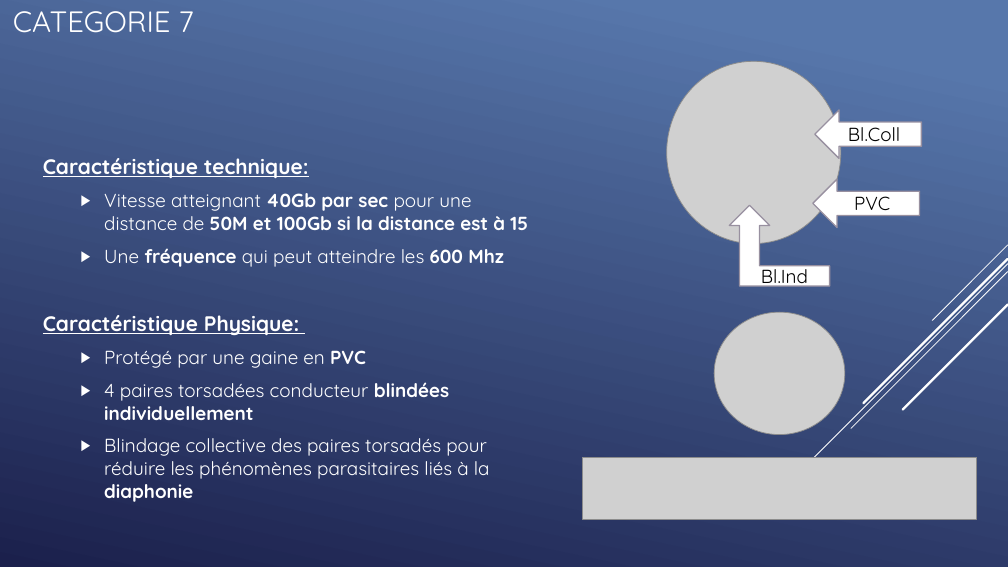
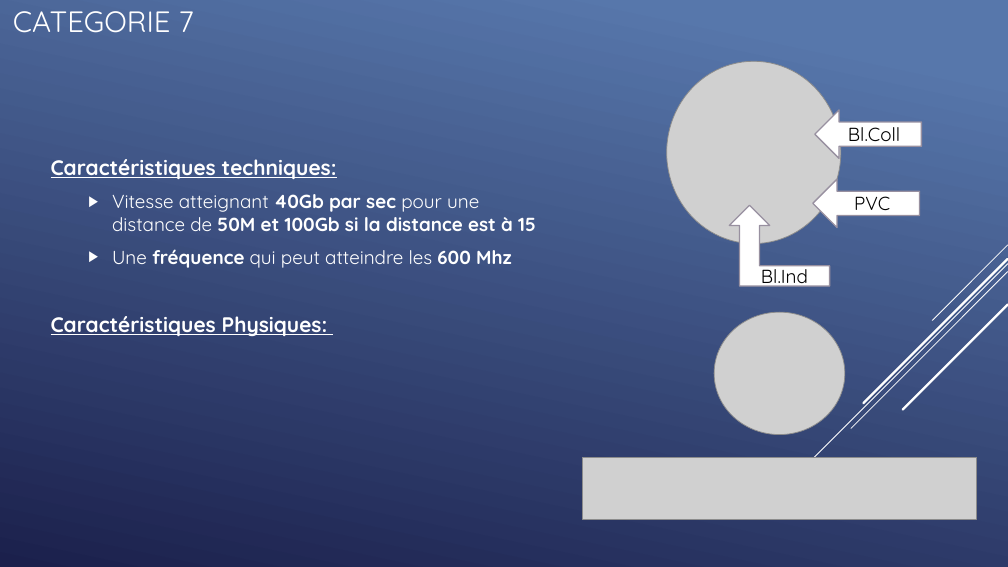
Before and after one commit to QuentinKrg/M214-Ethernet, a slide deck: slide 17 of Module 214 - Fabrication_Ethernet.pptx (slide 20 before the commit). Drawn at 1008x567 pixels with LibreOffice and Linux fonts; fonts in the diff are those of the drawing; grey boxes stand for pictures. Boxes give left, top, right and bottom in pixels: in the first picture for what was removed or moved away, otherwise in the second. Text is boxed around its words. In the diff, an @@ line names an element or a change of style, - is before the commit and + after.

```diff
--- a/Module 214 - Fabrication_Ethernet.pptx
+++ b/Module 214 - Fabrication_Ethernet.pptx
@@ text "Caractéristiques techniques:": place and size @@
-text "Caractéristiques techniques:" at [43,158,528,502]
+text "Caractéristiques techniques:" at [51,159,536,336]
@@ text at [51,159,337,179]: text changed @@
-Caractéristique technique:
+Caractéristiques techniques:
@@ text at [51,316,328,336]: text changed; size 18 to 20 pt; bold on @@
-Caractéristique Physique:
-  ▶ Protégé par une gaine en PVC
-  ▶ 4 paires torsadées conducteur blindées individuellement
-  ▶ Blindage collective des paires torsadés pour réduire les phénomènes parasitaires liés à la diaphonie
+Caractéristiques Physiques:
```
Also in this commit, not shown: 6 other slides changed, 3 slides removed.
